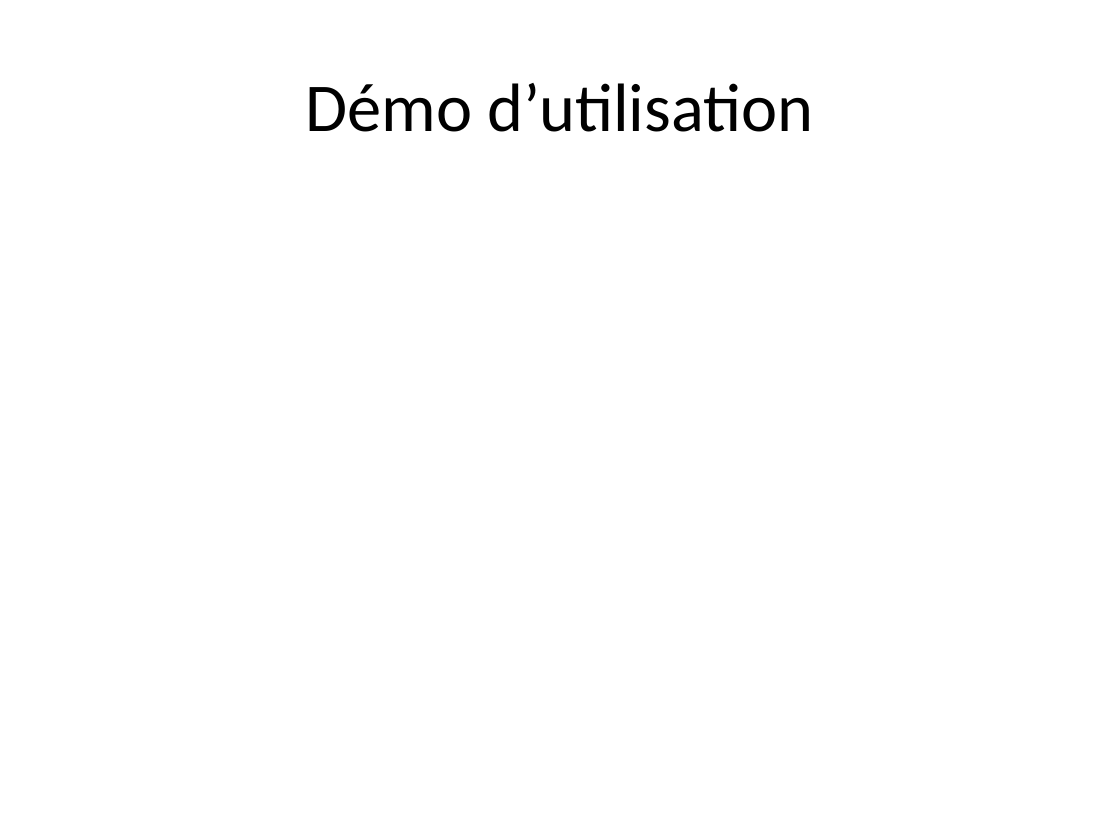
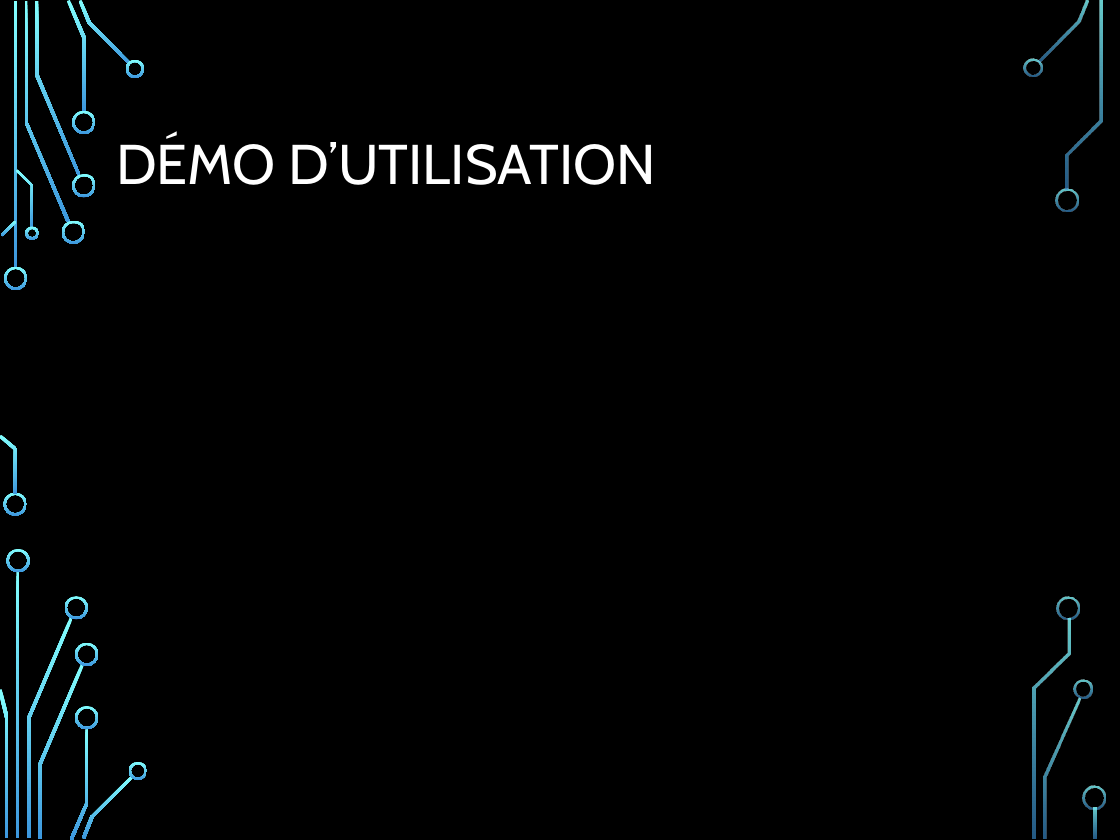
Before and after one commit to NicoPerret/projet-echec, a slide deck: slide 7 of Diapo présentation projet.pptx (slide 6 before the commit). Drawn at 1120x840 pixels with LibreOffice and Linux fonts; fonts in the diff are those of the drawing; background and template pictures are left out. Boxes give left, top, right and bottom in pixels: in the first picture for what was removed or moved away, otherwise in the second. Text is boxed around its words. In the diff, an @@ line names an element or a change of style, - is before the commit and + after.

```diff
--- a/Diapo présentation projet.pptx
+++ b/Diapo présentation projet.pptx
@@ background #FFFFFF to picture (left out) @@
@@ title at (x1=116, y1=136, x2=656, y2=185): text changed; size 44 to 36 pt; font Calibri to Cabin; text colour #000000 to #FFFFFF @@
-Démo d’utilisation
+DÉMO D’UTILISATION
@@ group added at (x1=0, y1=0, x2=1105, y2=840): 33 freeform shapes, 3 rectangles @@
```
Also in this commit, not shown: 4 other slides changed, 10 slides added, 2 slides removed.
